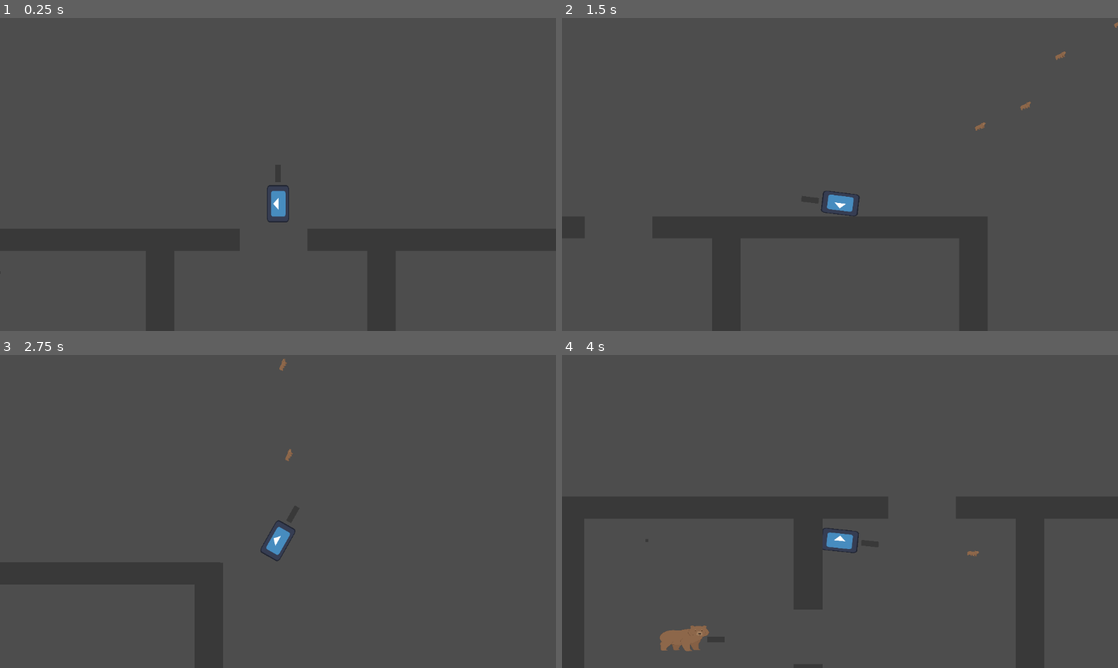
Above: before the commit, frames 1-4 (two rows, left to right).
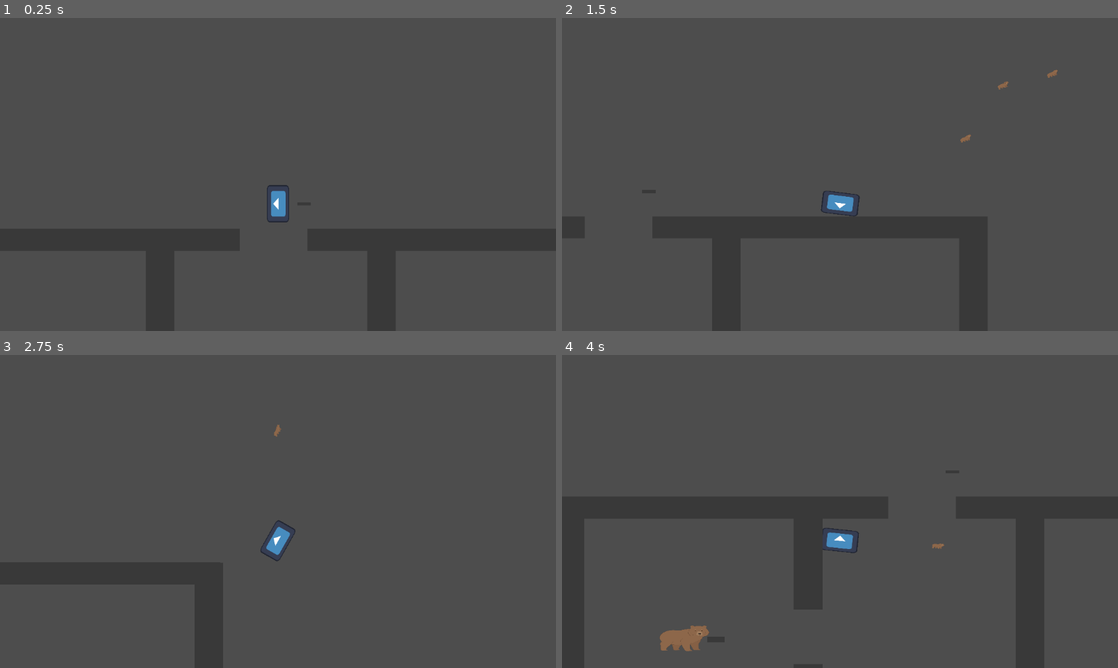
Above: after the commit, the same moments.

Repository: jceja3936/Speedial-Phoenix
Game: Godot game, scene res://scenes/level.tscn
Two runs of this game, one before a commit and one after it. Both use one fixed random seed, a clock stepped at 60 frames per second and the inputs below. The engine's default icon, where the game draws it, is replaced by a stand-in: a white triangle on a blue panel in a dark square.
Inputs (mouse positions are in pixels of both pictures, inside the frame that each line leads up to):
- Up to frame 1 (0.25 s): no input
- Up to frame 2 (1.5 s): tap Enter at 0.5 s; move the mouse to (962, 158) at 0.52 s; press the mouse at (962, 158) at 0.53 s; hold Right (Right) 0.53-1.28 s; tap F (Pick up, bound only after the commit) at 0.8, 1.35 s; move the mouse to (728, 190) at 1.27 s; release the mouse at (728, 190) at 1.28 s; hold S (Down) from 1.28 s (still down)
- Up to frame 3 (2.75 s): click (166, 527) at 1.55 s; move the mouse to (333, 442) at 2.02 s; release S (Down) at 2.03 s; press the mouse at (333, 442) at 2.03 s; hold Right (Right) from 2.03 s (still down); tap F (Pick up, bound only after the commit) at 2.3 s
- Up to frame 4 (4 s): move the mouse to (812, 574) at 2.77 s; release Right (Right) at 2.78 s; release the mouse at (812, 574) at 2.78 s; hold W (Up) 2.78-3.53 s; tap F (Pick up, bound only after the commit) at 2.85, 3.8 s; click (812, 574) at 3.05 s; move the mouse to (1006, 558) at 3.52 s; press the mouse at (1006, 558) at 3.53 s; hold Left (Left) from 3.53 s (still down)

The runs differ from the first frame. In frame 2, 0.2% of the frame differs, in the area x 71-100%, y 1-40%; in frame 3, less than 0.1%; in frame 4, less than 0.1%.

Commit message:
Gun redux pt. 1
No visual stuff yet, however player can now pick up gun and based on the gun have different fire rate

Diff:
--- a/3d1/enemy.gd
+++ b/3d1/enemy.gd
@@ -1,11 +1,11 @@
 extends CharacterBody2D
 
-@export var player : CharacterBody2D
-@export var shootSFX :  AudioStreamPlayer2D
-var bullet : PackedScene = load("res://scenes/bullet.tscn")
-var deathTexture : Texture = load("res://assets/icon.svg")
-@export var gun : Node2D
-@export var ray : RayCast2D
+@export var player: CharacterBody2D
+@export var shootSFX: AudioStreamPlayer2D
+var bullet: PackedScene = load("res://scenes/bullet.tscn")
+var deathTexture: Texture = load("res://assets/icon.svg")
+@export var gun: Node2D
+@export var ray: RayCast2D
 
 var canFire = true
 var rng = RandomNumberGenerator.new()
@@ -31,7 +31,7 @@
 	if health <= 0:
 		die()
 
-func _process(delta: float) -> void:
+func _process(_delta: float) -> void:
 	if dead:
 		return
 
@@ -41,13 +41,13 @@
 		ray.target_position = ray.to_local(player.global_position)
 		ray.force_raycast_update()
 		if ray.is_colliding():
-			var hit = ray.get_collider()
-			if hit == player:
+			var collider = ray.get_collider()
+			if collider == player:
 				look_at(player.global_position)
 				await attackPlayer()
 				seen = true
 				lastKnown = player.global_position
-			if hit != player:
+			if collider != player:
 				seen = false
 				if lastKnown != null:
 					search()
--- /dev/null
+++ b/3d1/pistol.gd
@@ -0,0 +1,22 @@
+extends Node2D
+
+signal pickedUp(float)
+
+var closeEnough = false
+var lastEntered = null
+
+
+func _on_area_2d_body_entered(body: Node2D) -> void:
+	closeEnough = true
+	lastEntered = body
+	pass # Replace with function body.
+
+
+func _on_area_2d_body_exited(body: Node2D) -> void:
+	closeEnough = false
+	lastEntered = null
+	pass # Replace with function body.
+
+func _physics_process(delta: float) -> void:
+	if Input.is_action_just_pressed("Pick up") and closeEnough:
+		pickedUp.emit(.2)
--- a/3d1/player.gd
+++ b/3d1/player.gd
@@ -4,29 +4,26 @@
 @export var speed = 800
 @export var jump = -800
 @export var health = 200
-@export var shootSFX :  AudioStreamPlayer2D
-@export var bullet : PackedScene = load("res://scenes/bullet.tscn")
-@export var gun : Node2D
+@export var shootSFX: AudioStreamPlayer2D
+@export var bullet: PackedScene = load("res://scenes/bullet.tscn")
 
 var dead = false
-var deathTexture : Texture = load("res://assets/icon.svg")
-var canFire : bool
+var deathTexture: Texture = load("res://assets/icon.svg")
+var canFire = false
 var playa = true
 var rng = RandomNumberGenerator.new()
+var fireRate = .2
+var gunPickedUp = false
 
 
-func _ready() -> void:
-	canFire = true
+func _physics_process(delta: float) -> void:
+	if Input.is_action_pressed("shoot") and canFire:
+		fire()
 
-func _physics_process(delta: float) -> void:
 
 	if dead:
 		return
 
-	if Input.is_action_pressed("shoot"):
-		if canFire:
-			shootSFX.play()
-			fire()
 
 func hit() -> void:
 	health -= 100
@@ -42,30 +39,39 @@
 	dead = true;
 
 func _process(delta: float) -> void:
-
 	if dead:
 		return
 
 	look_at(get_global_mouse_position())
-	var dir = Input.get_vector("Left","Right", "Up", "Down")
+	var dir = Input.get_vector("Left", "Right", "Up", "Down")
 	if dir:
 		position += dir * speed * delta
 	else:
-		velocity = Vector2(0,0)
+		velocity = Vector2(0, 0)
 	move_and_slide()
 
 func fire() -> void:
+	shootSFX.play()
 	canFire = false
 	var bullet = bullet.instantiate()
 	bullet.dir = rotation + rng.randf_range(-.08, .08)
-	bullet.pos = gun.global_position
+	bullet.pos = $gun.global_position
 	bullet.rota = global_rotation
 	add_child(bullet)
 	await get_tree().create_timer(1).timeout
 	if bullet:
 		bullet.queue_free()
 
-func _on_timer_timeout() -> void:
+
+func _fireRateControll() -> void:
 	if dead:
 		return
 	canFire = true
+	await get_tree().create_timer(fireRate).timeout
+	_fireRateControll()
+
+func _on_pistol_picked_up(float: Variant) -> void:
+	fireRate = float
+	gunPickedUp = true
+	_fireRateControll()
+	print(fireRate)
--- a/3d1/project.godot
+++ b/3d1/project.godot
@@ -58,3 +58,8 @@
 , Object(InputEventKey,"resource_local_to_scene":false,"resource_name":"","device":-1,"window_id":0,"alt_pressed":false …(186 unchanged characters)…
 ]
 }
+"Pick up"={
+"deadzone": 0.2,
+"events": [Object(InputEventKey,"resource_local_to_scene":false,"resource_name":"","device":-1,"window_id":0,"alt_pressed":false,"shift_pressed":false,"ctrl_pressed":false,"meta_pressed":false,"pressed":false,"keycode":0,"physical_keycode":70,"key_label":0,"unicode":102,"location":0,"echo":false,"script":null)
+]
+}
--- a/3d1/scenes/control.tscn
+++ /dev/null
@@ -1,19 +0,0 @@
-[gd_scene load_steps=2 format=3 uid="uid://cnwrxsbdp703e"]
-
-[ext_resource type="Texture2D" uid="uid://cl21634jajktv" path="res://assets/basicSquare.svg" id="1_5p55f"]
-
-[node name="Control" type="Control"]
-custom_minimum_size = Vector2(10, 10)
-layout_mode = 3
-anchors_preset = 15
-anchor_right = 1.0
-anchor_bottom = 1.0
-grow_horizontal = 2
-grow_vertical = 2
-
-[node name="NinePatchRect" type="NinePatchRect" parent="."]
-layout_mode = 1
-anchors_preset = 15
-anchor_right = 1.0
-anchor_bottom = 1.0
-texture = ExtResource("1_5p55f")
--- a/3d1/scenes/level.tscn
+++ b/3d1/scenes/level.tscn
@@ -4,7 +4,7 @@
 [ext_resource type="PackedScene" uid="uid://drhq6gxwrpafr" path="res://scenes/player.tscn" id="2_w8frs"]
 [ext_resource type="PackedScene" uid="uid://be6urb1y6j6q4" path="res://scenes/death_box.tscn" id="3_w8frs"]
 [ext_resource type="PackedScene" uid="uid://cv60myid72qvl" path="res://scenes/enemy.tscn" id="4_mx8sn"]
-[ext_resource type="PackedScene" uid="uid://cnwrxsbdp703e" path="res://scenes/control.tscn" id="5_ppgk2"]
+[ext_resource type="PackedScene" uid="uid://byqq6tb73yo2i" path="res://scenes/pistol.tscn" id="5_ppgk2"]
 
 [sub_resource type="RectangleShape2D" id="RectangleShape2D_w7c3h"]
 size = Vector2(57.5, 49.4118)
@@ -38,12 +38,12 @@
 
 [node name="Level" type="Node2D"]
 
-[node name="Control" parent="." instance=ExtResource("5_ppgk2")]
-
 [node name="Player" parent="." instance=ExtResource("2_w8frs")]
 position = Vector2(964, -239)
 collision_layer = 3
 collision_mask = 3
+jump = -800
+health = 200
 
 [node name="Camera2D" type="Camera2D" parent="Player"]
 offset = Vector2(0, -100)
@@ -224,3 +224,8 @@
 [node name="Enemy2" parent="." node_paths=PackedStringArray("player") instance=ExtResource("4_mx8sn")]
 position = Vector2(134, 342)
 player = NodePath("../Player")
+
+[node name="pistol" parent="." instance=ExtResource("5_ppgk2")]
+position = Vector2(1075, -237)
+
+[connection signal="pickedUp" from="pistol" to="Player" method="_on_pistol_picked_up"]
--- /dev/null
+++ b/3d1/scenes/pistol.tscn
@@ -0,0 +1,27 @@
+[gd_scene load_steps=4 format=3 uid="uid://byqq6tb73yo2i"]
+
+[ext_resource type="Script" uid="uid://is2dqdyhynua" path="res://pistol.gd" id="1_buff3"]
+[ext_resource type="Texture2D" uid="uid://cl21634jajktv" path="res://assets/basicSquare.svg" id="1_igbvm"]
+
+[sub_resource type="CircleShape2D" id="CircleShape2D_buff3"]
+radius = 152.191
+
+[node name="pistol" type="Node2D"]
+scale = Vector2(0.418, 0.2)
+script = ExtResource("1_buff3")
+
+[node name="Sprite2D" type="Sprite2D" parent="."]
+position = Vector2(-50, 0)
+scale = Vector2(1.85, 1)
+texture = ExtResource("1_igbvm")
+
+[node name="Area2D" type="Area2D" parent="."]
+position = Vector2(21.5311, -5)
+scale = Vector2(1.32804, 1.70989)
+
+[node name="CollisionShape2D" type="CollisionShape2D" parent="Area2D"]
+position = Vector2(-50, 1)
+shape = SubResource("CircleShape2D_buff3")
+
+[connection signal="body_entered" from="Area2D" to="." method="_on_area_2d_body_entered"]
+[connection signal="body_exited" from="Area2D" to="." method="_on_area_2d_body_exited"]
--- a/3d1/scenes/player.tscn
+++ b/3d1/scenes/player.tscn
@@ -1,17 +1,15 @@
-[gd_scene load_steps=6 format=3 uid="uid://drhq6gxwrpafr"]
+[gd_scene load_steps=5 format=3 uid="uid://drhq6gxwrpafr"]
 
 [ext_resource type="Texture2D" uid="uid://i8kqk3lu2u5c" path="res://assets/icon.svg" id="1_4flbx"]
 [ext_resource type="Script" uid="uid://baewr3b6a44lq" path="res://player.gd" id="1_g2els"]
 [ext_resource type="PackedScene" uid="uid://d0k1a6sp617ph" path="res://scenes/bullet.tscn" id="4_dqkch"]
-[ext_resource type="Texture2D" uid="uid://cl21634jajktv" path="res://assets/basicSquare.svg" id="5_qlg0r"]
 [ext_resource type="AudioStream" uid="uid://cadwgeq4p65vl" path="res://assets/9mm.wav" id="5_tuyoq"]
 
-[node name="Player" type="CharacterBody2D" node_paths=PackedStringArray("shootSFX", "gun")]
+[node name="Player" type="CharacterBody2D" node_paths=PackedStringArray("shootSFX")]
 script = ExtResource("1_g2els")
 speed = 1000
 shootSFX = NodePath("AudioStreamPlayer2D")
 bullet = ExtResource("4_dqkch")
-gun = NodePath("gun")
 
 [node name="Sprite2D" type="Sprite2D" parent="."]
 position = Vector2(-1, 0)
@@ -31,13 +29,9 @@
 
 [node name="AudioStreamPlayer2D" type="AudioStreamPlayer2D" parent="."]
 stream = ExtResource("5_tuyoq")
+volume_db = -6.915
 
 [node name="gun" type="Node2D" parent="."]
-position = Vector2(131, 0)
-
-[node name="Sprite2D" type="Sprite2D" parent="gun"]
-position = Vector2(-27, 0)
-scale = Vector2(1, 0.360002)
-texture = ExtResource("5_qlg0r")
+position = Vector2(98, 0)
 
 [connection signal="timeout" from="Timer" to="." method="_on_timer_timeout"]
Not shown, added: 3d1/pistol.gd.uid
